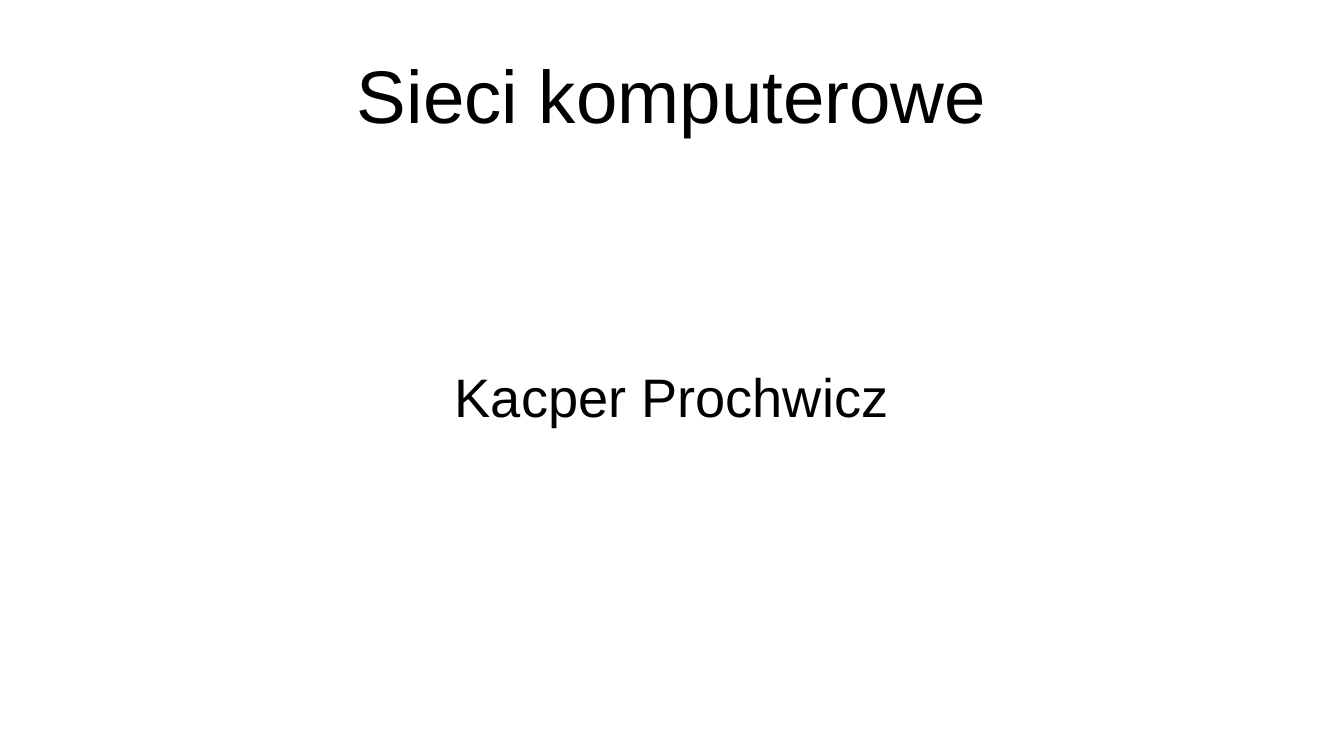
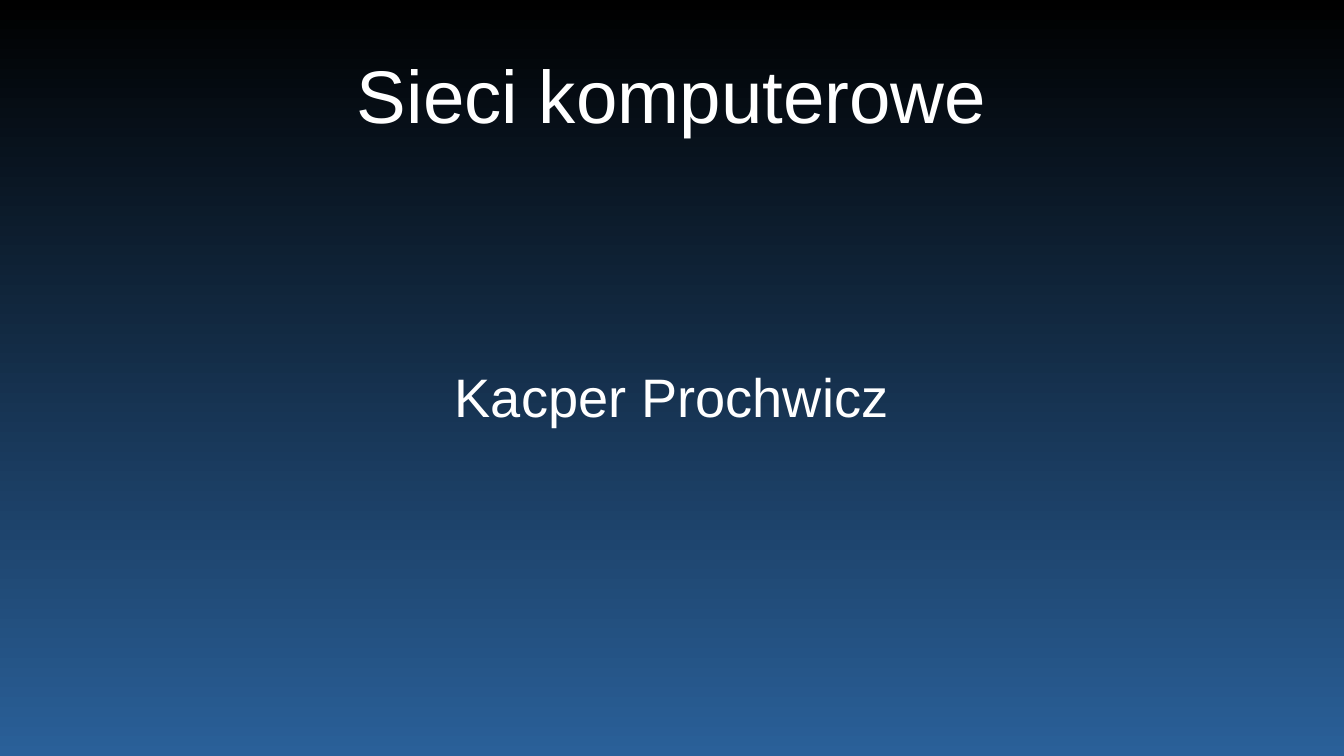
Before and after one commit to KAEcqR/School, a slide deck: slide 1 of 2023,2024/Informatyka/Prezentacja.odp. Drawn at 1344x756 pixels with LibreOffice and Linux fonts; fonts in the diff are those of the drawing. Boxes give left, top, right and bottom in pixels: in the first picture for what was removed or moved away, otherwise in the second. Text is boxed around its words. In the diff, an @@ line names an element or a change of style, - is before the commit and + after.

```diff
--- a/2023,2024/Informatyka/Prezentacja.odp
+++ b/2023,2024/Informatyka/Prezentacja.odp
@@ background #FFFFFF to gradient #000000 to #2A6099 @@
@@ title "Sieci komputerowe" at box(357, 69, 986, 137): text colour #000000 to #FFFFFF @@
@@ subtitle "Kacper Prochwicz" at box(455, 377, 888, 427): text colour #000000 to #FFFFFF @@
```
Also in this commit, not shown: 5 other slides changed, 4 slides added, 22 other files.
